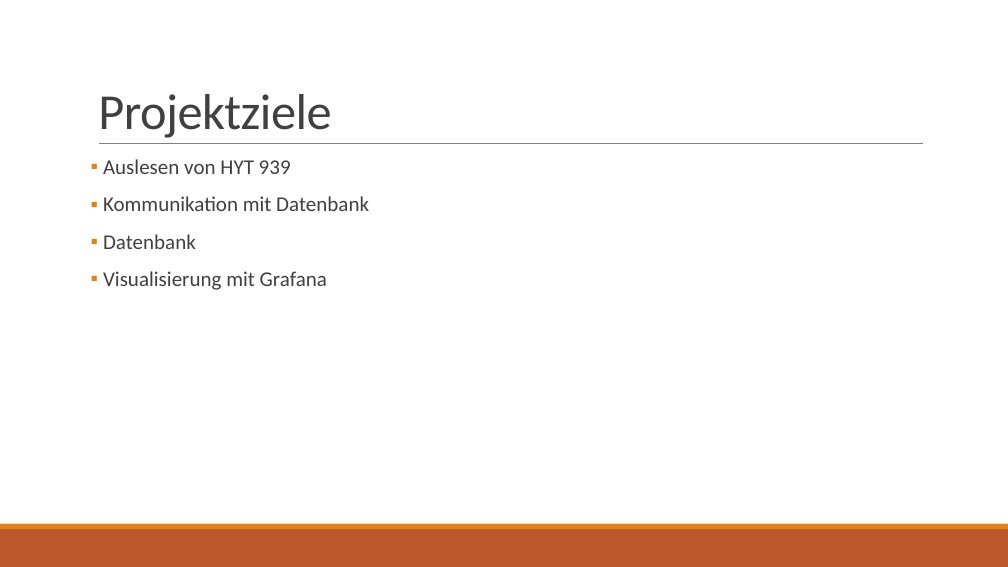
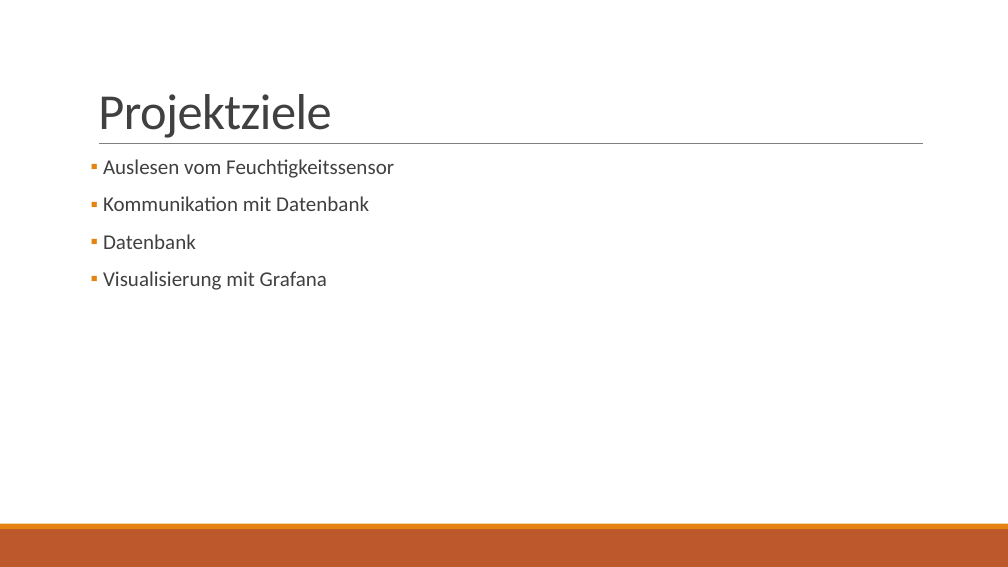
Before and after one commit to LoXeras/Arduino-RoomControlling, a slide deck: slide 3 of Documentation/Präsentatio_RoomControlling.pptx. Drawn at 1008x567 pixels with LibreOffice and Linux fonts; fonts in the diff are those of the drawing. Boxes give left, top, right and bottom in pixels: in the first picture for what was removed or moved away, otherwise in the second. Text is boxed around its words. In the diff, an @@ line names an element or a change of style, - is before the commit and + after.

Commit message:
last update

```diff
--- a/Documentation/Präsentatio_RoomControlling.pptx
+++ b/Documentation/Präsentatio_RoomControlling.pptx
@@ text at (103,159,394,178): text changed @@
-▪ Auslesen von HYT 939
+▪ Auslesen vom Feuchtigkeitssensor
```
